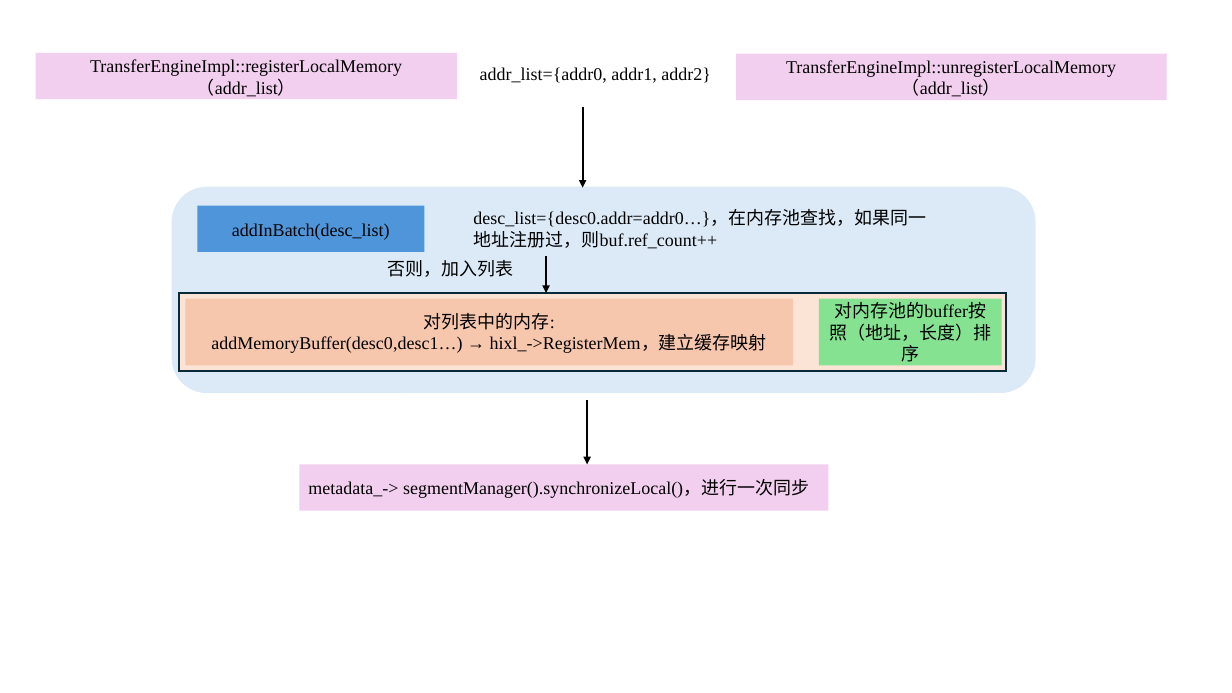
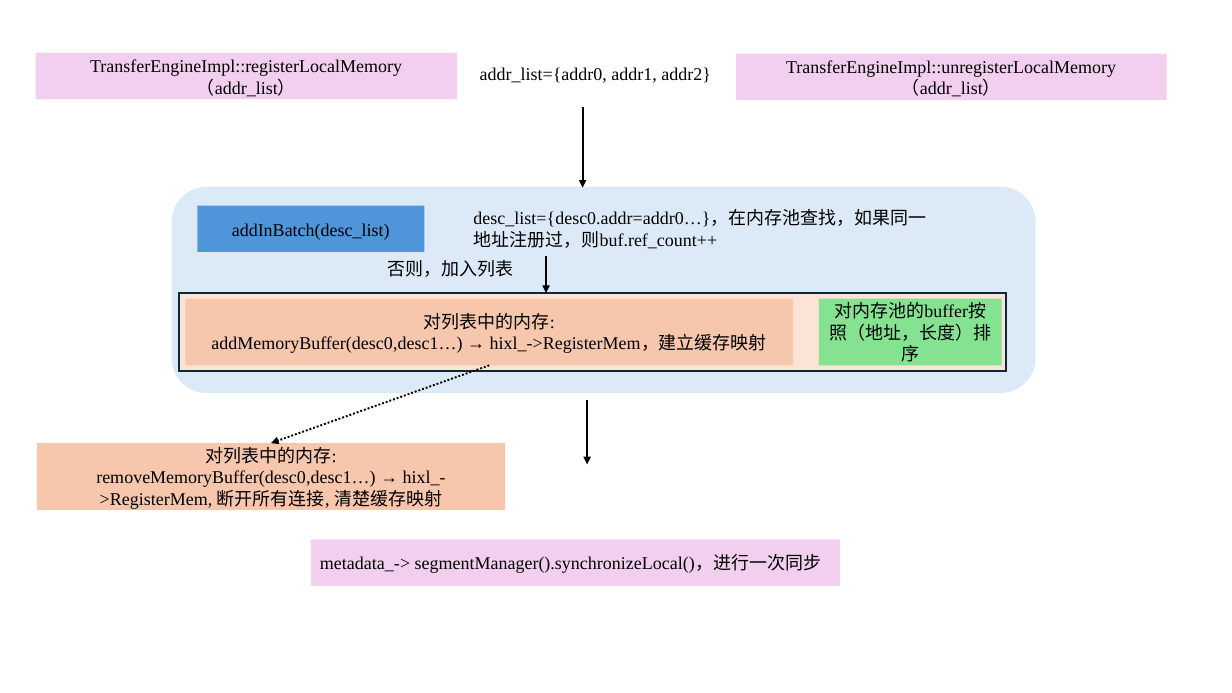
Before and after one commit to Fz-TvT/file, a slide deck: slide 2 of 演示文稿1.pptx. Drawn at 1232x693 pixels with LibreOffice and Linux fonts; fonts in the diff are those of the drawing. Boxes give left, top, right and bottom in pixels: in the first picture for what was removed or moved away, otherwise in the second. Text is boxed around its words. In the diff, an @@ line names an element or a change of style, - is before the commit and + after.

```diff
--- a/演示文稿1.pptx
+++ b/演示文稿1.pptx
@@ arrow added from (490, 365) to (271, 444), #000000 1.5 pt dashed @@
@@ rectangle added at (x1=37, y1=444, x2=506, y2=510), fill #F6C6AD, 14 pt, text #000000 @@
+对列表中的内存:
+removeMemoryBuffer(desc0,desc1…) → hixl_->RegisterMem, 断开所有连接, 清楚缓存映射
@@ rectangle "metadata_-> segmentManager().synchronizeLocal()，进行一次同步" moved from (x1=299, y1=465, x2=829, y2=511) to (x1=311, y1=540, x2=840, y2=586) @@
```
Also in this commit, not shown: 1 other file.
